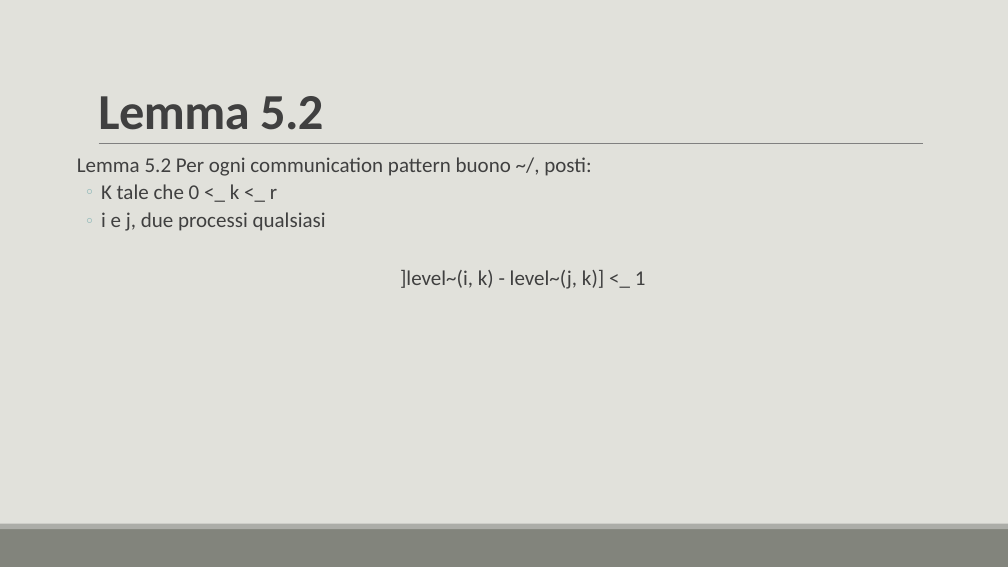
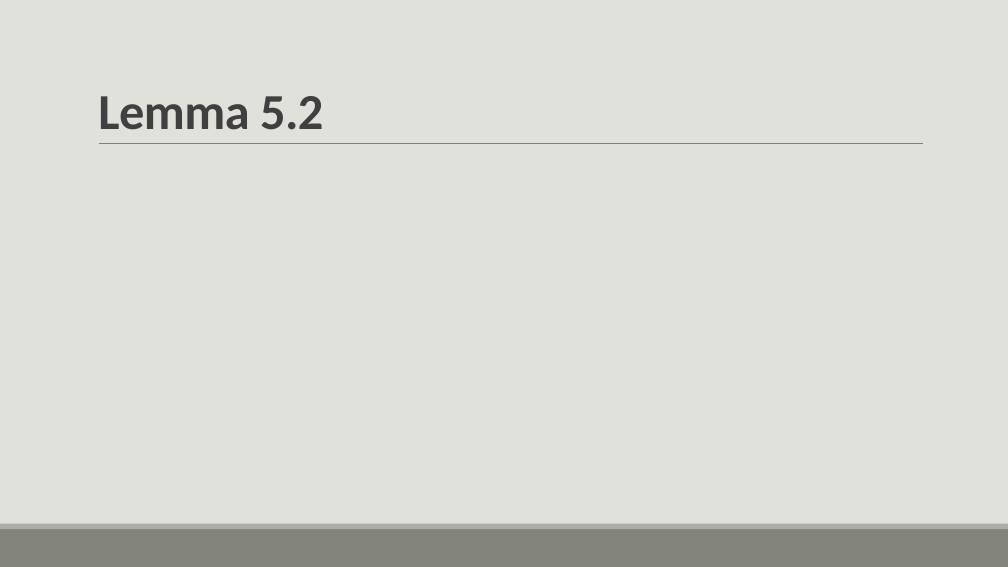
Before and after one commit to lory9894University/mcad, a slide deck: slide 28 of Prensentazione_V2.pptx. Drawn at 1008x567 pixels with LibreOffice and Linux fonts; fonts in the diff are those of the drawing; grey boxes stand for pictures. Boxes give left, top, right and bottom in pixels: in the first picture for what was removed or moved away, otherwise in the second. Text is boxed around its words. In the diff, an @@ line names an element or a change of style, - is before the commit and + after.

```diff
--- a/Prensentazione_V2.pptx
+++ b/Prensentazione_V2.pptx
@@ text removed at bbox=[77, 157, 646, 289] @@
-  Lemma 5.2 Per ogni communication pattern buono ~/, posti:
-  ◦ K tale che 0 <_ k <_ r
-  ◦ i e j, due processi qualsiasi
-  ]level~(i, k) - level~(j, k)] <_ 1
```
Also in this commit, not shown: 8 other slides changed, 1 slide removed, 1 other file.
